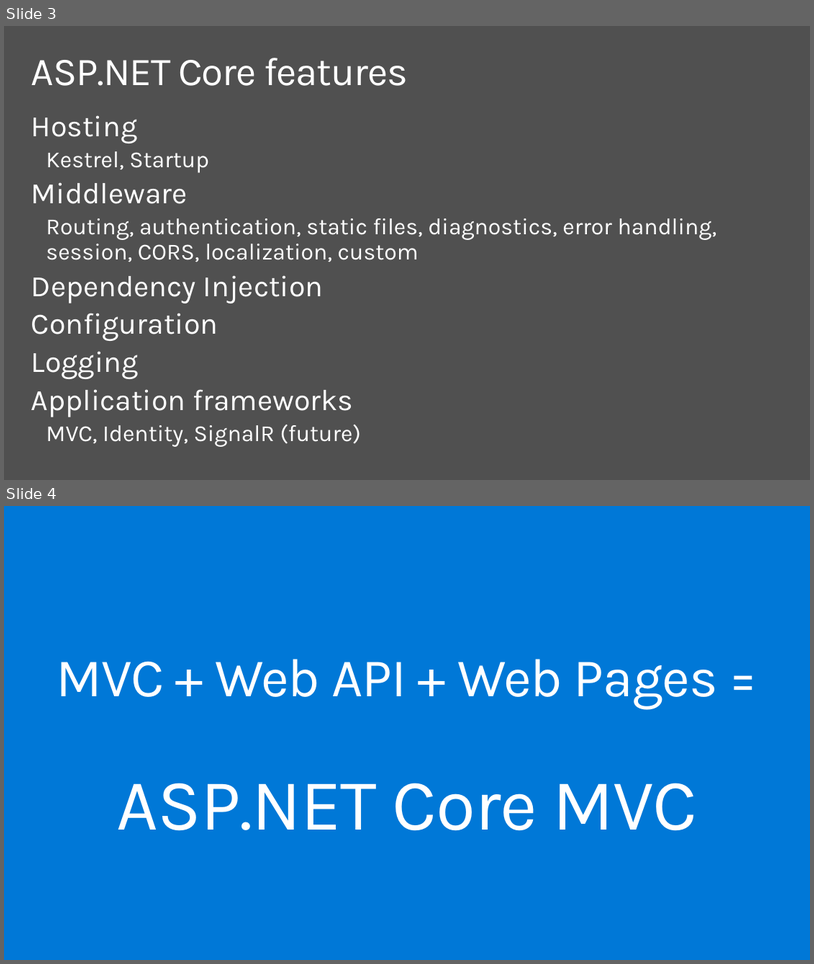
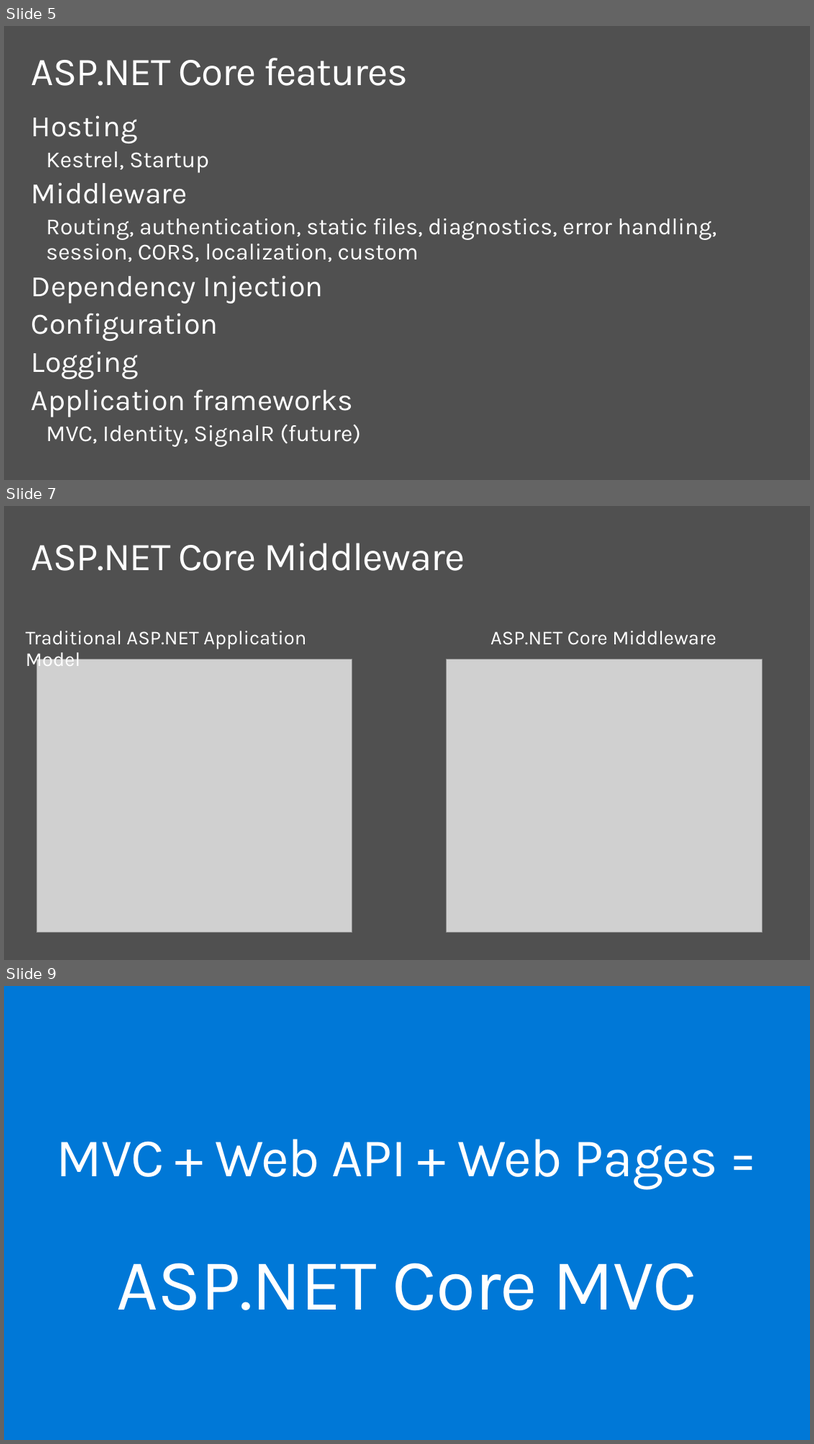
Before and after one commit to dotnet-presentations/dotnetcore-workshop, a slide deck: 2-Web-Dev/netcore-workshop-webdev.pptx. Shown one above the other, each under a label of ours: slides 3 and 4 before the commit, slides 5, 7 and 9 after it; the slides between them are not shown. The pictures are 814x964 and 814x1444 pixels, drawn with LibreOffice and Linux fonts; fonts in the diff are those of the drawing; grey boxes stand for pictures; background and template pictures are left out. Boxes give left, top, right and bottom in pixels: in the first picture for what was removed or moved away, otherwise in the second. Text is boxed around its words. In the diff, an @@ line names an element or a change of style, - is before the commit and + after.

```diff
--- a/2-Web-Dev/netcore-workshop-webdev.pptx
+++ b/2-Web-Dev/netcore-workshop-webdev.pptx
@@ slide 7 added at (4,506,810,960), background #505050 @@
@@ title added at (31,543,465,571), 48 pt, text #FFFFFF @@
+ASP.NET Core Middleware
@@ text added at (26,631,306,671), 24 pt, text #FFFFFF @@
+Traditional ASP.NET Application Model
@@ text added at (491,631,717,645), 24 pt, text #FFFFFF @@
+ASP.NET Core Middleware
@@ picture added at (36,659,352,932) @@
@@ picture added at (447,659,762,932) @@
@@ what was slide 3 is now slide 5 @@
@@ what was slide 4 is now slide 9 @@
```
Also in this commit, not shown: 1 slide changed, 16 other slides added.
